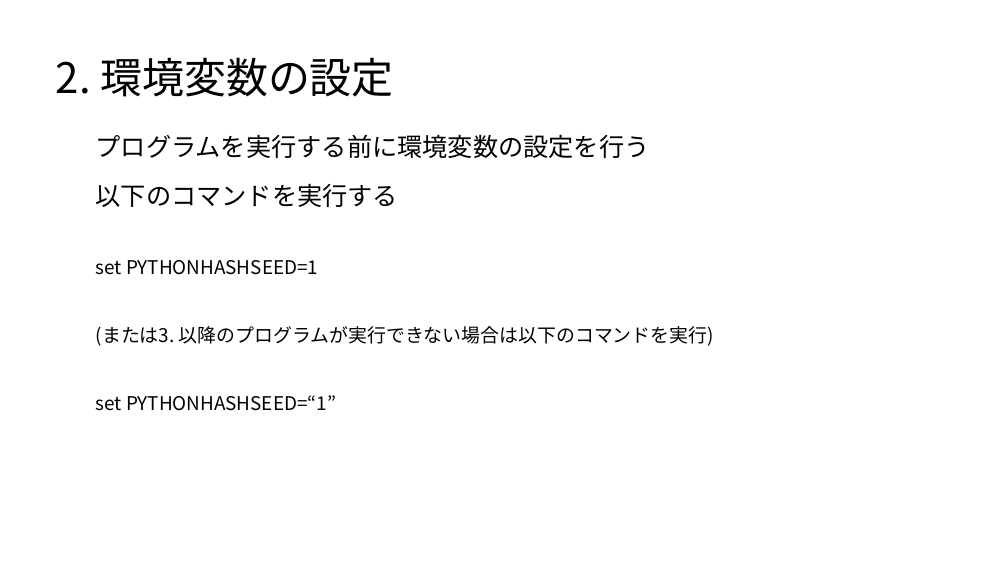
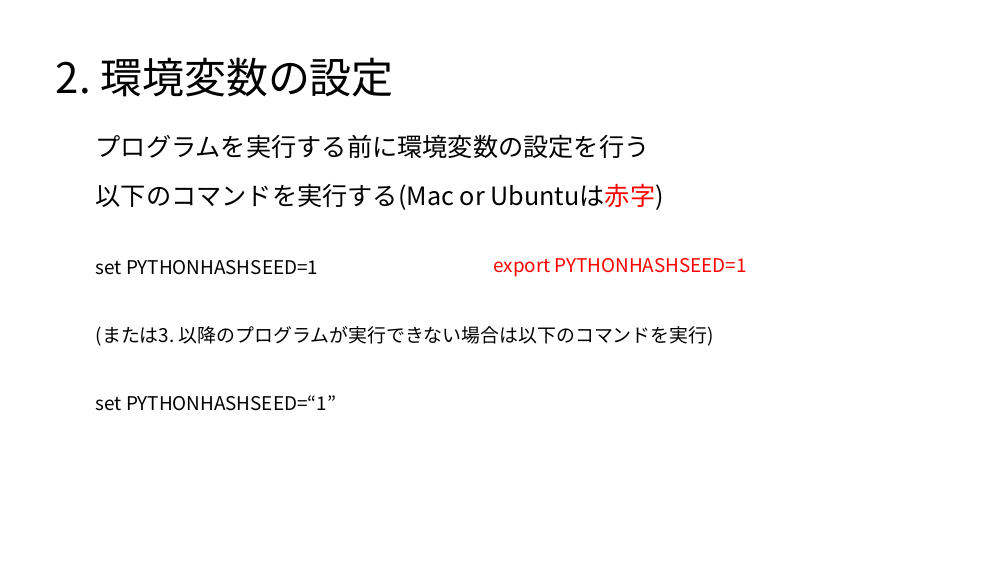
Before and after one commit to satetsu007/NLP_test, a slide deck: slide 4 of doc/Readme.pptx. Drawn at 1008x567 pixels with LibreOffice and Linux fonts; fonts in the diff are those of the drawing. Boxes give left, top, right and bottom in pixels: in the first picture for what was removed or moved away, otherwise in the second. Text is boxed around its words. In the diff, an @@ line names an element or a change of style, - is before the commit and + after.

```diff
--- a/doc/Readme.pptx
+++ b/doc/Readme.pptx
@@ text at [96,183,663,210]: text changed @@
-以下のコマンドを実行する
+以下のコマンドを実行する(Mac or Ubuntuは赤字)
@@ text added at [493,258,747,277], 18 pt, text #FF0000 @@
+export PYTHONHASHSEED=1
```
Also in this commit, not shown: 3 other slides changed, 1 slide added, 1 other file.
